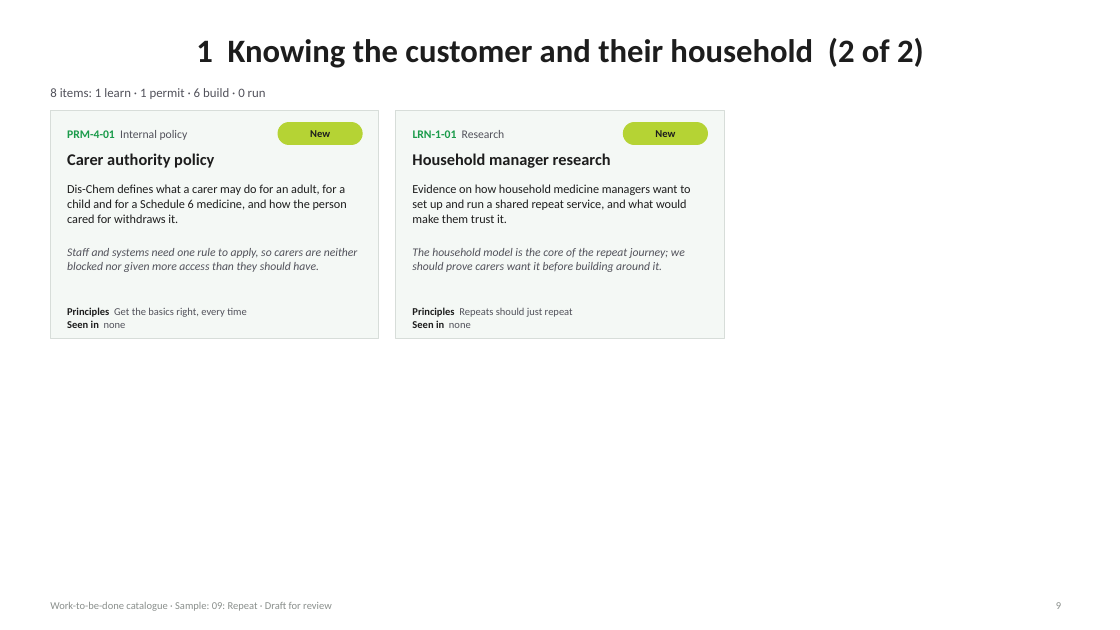
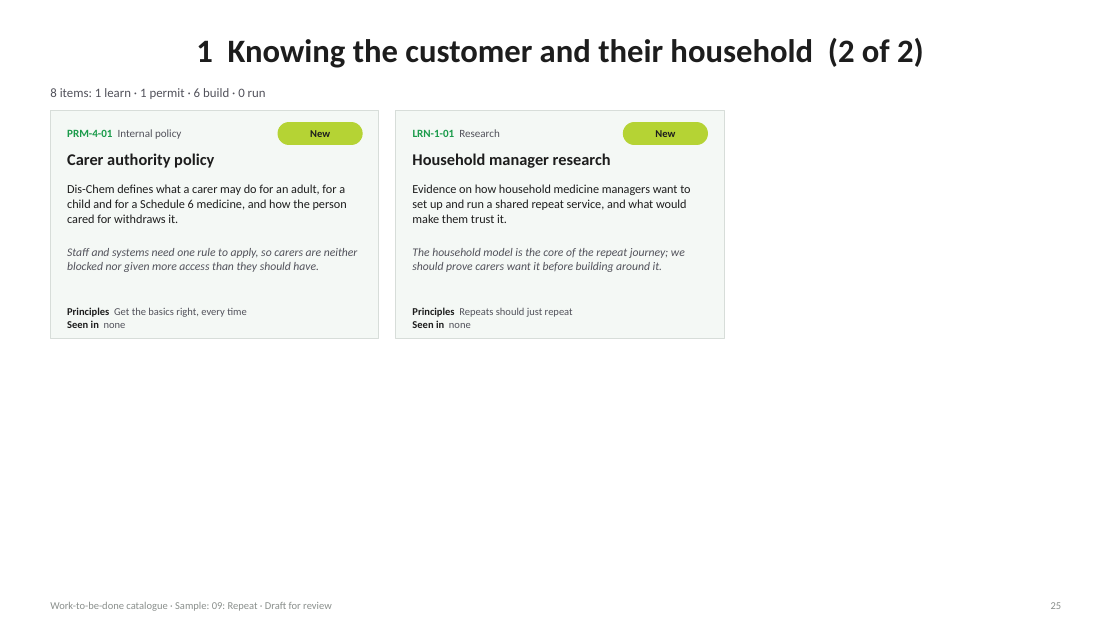
Before and after one commit to jianreis/tamsin-work, a slide deck: slide 25 of deliverables/14-work-to-be-done-catalogue-sample-09.pptx (slide 9 before the commit). Drawn at 1120x630 pixels with LibreOffice and Linux fonts; fonts in the diff are those of the drawing. Boxes give left, top, right and bottom in pixels: in the first picture for what was removed or moved away, otherwise in the second. Text is boxed around its words. In the diff, an @@ line names an element or a change of style, - is before the commit and + after.

```diff
--- a/deliverables/14-work-to-be-done-catalogue-sample-09.pptx
+++ b/deliverables/14-work-to-be-done-catalogue-sample-09.pptx
@@ text "PRM-4-01 Internal policy" at (67,129,181,139): size 10 to 9.5 pt @@
@@ text "LRN-1-01 Research" at (413,129,500,137): size 10 to 9.5 pt @@
@@ page number at (1051,602,1062,609): text changed @@
-9
+25
```
Also in this commit, not shown: 19 other slides changed, 16 slides added, 2 other files.
